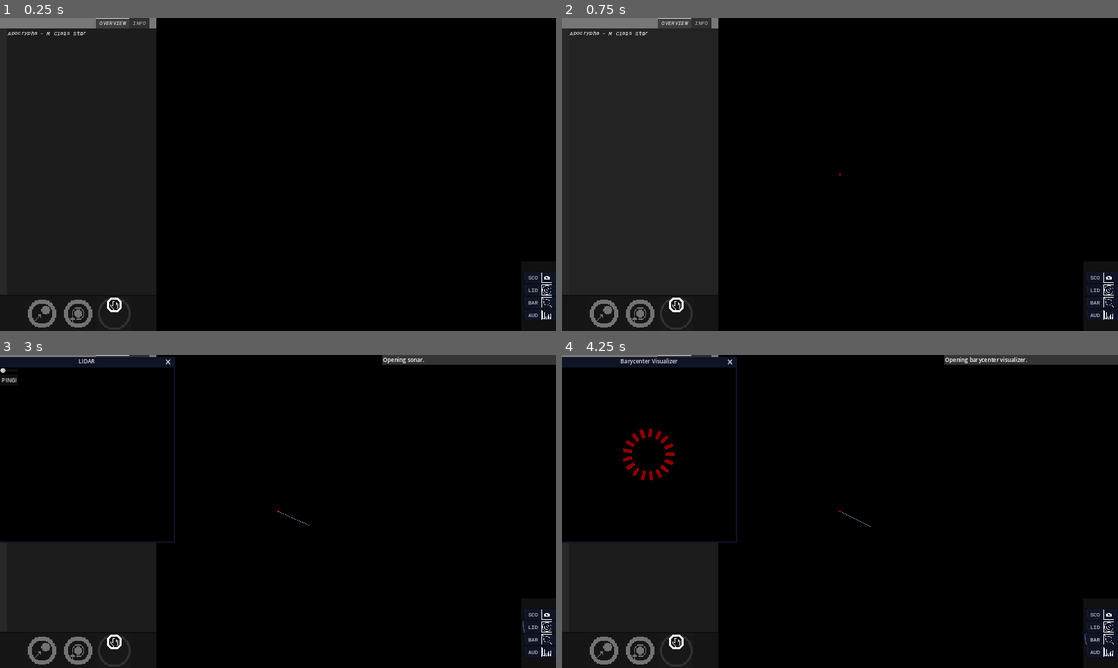
Above: before the commit, frames 1-4 (two rows, left to right).
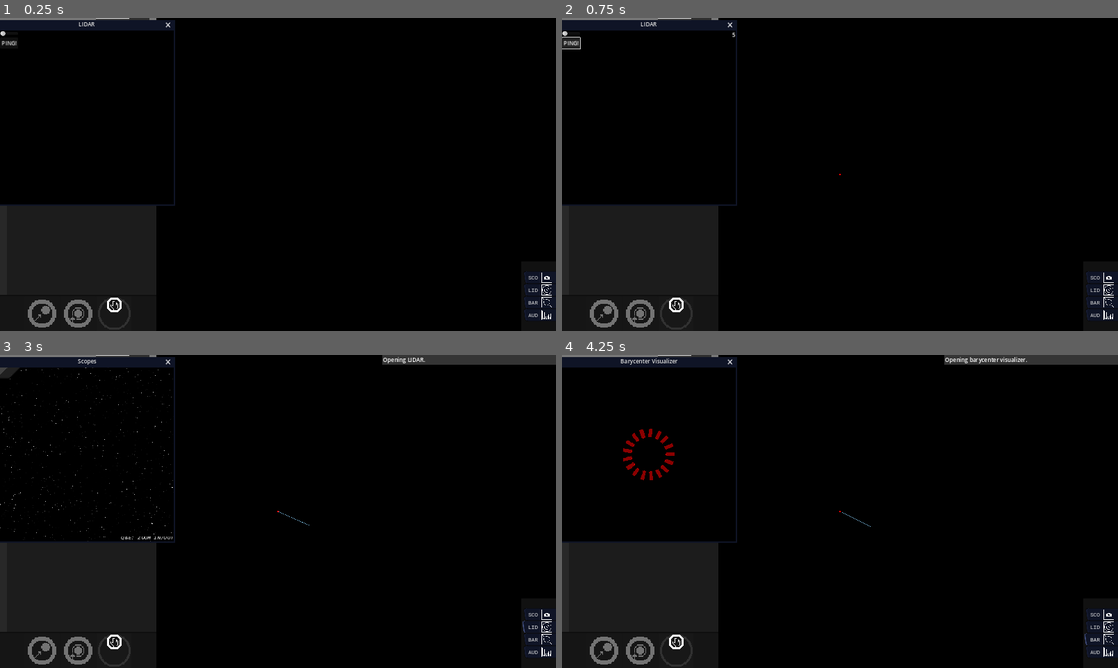
Above: after the commit, the same moments.

Repository: KermitGodFrog/Stellar-Cartography
Game: Godot game, scene res://Scenes/Game Master/gameMaster.tscn
The game is run twice, just before and just after one commit, with the same random seed, the same clock (stepped at 60 frames per second) and the same inputs. Sound files missing from this copy of the repository are replaced by a short silence.
Inputs (mouse positions are in pixels of both pictures, inside the frame that each line leads up to):
- Up to frame 1 (0.25 s): no input
- Up to frame 2 (0.75 s): click (573, 43) at 0.5 s, where only the run after the commit has a clickable "PING!"
- Up to frame 3 (3 s): click (116, 649) at 1.25 s; click "SCO" at 2 s; click "LID" at 2.75 s
- Up to frame 4 (4.25 s): click "BAR" at 3.5 s

The runs differ from the first frame. In frame 1, 17% of the frame differs, in the area x 0-32%, y 0-60%; in frame 2, 17%; in frame 3, 0.3%; in frame 4, nothing differs.

Commit message:
LIDAR ping cooldown. Small QOL changes.

Diff:
--- a/Scenes/Game/game.gd
+++ b/Scenes/Game/game.gd
@@ -329,7 +329,7 @@
 
 func _on_sonar_popup():
 	$sonar_window.popup()
-	_on_add_console_item("Opening sonar.", Color("353535"), 50)
+	_on_add_console_item("Opening LIDAR.", Color("353535"), 50)
 	pass
 
 func _on_barycenter_popup():
--- a/Scenes/Sonar Interface/sonar_interface.gd
+++ b/Scenes/Sonar Interface/sonar_interface.gd
@@ -10,12 +10,19 @@
 var mouse_over_ui: bool = false
 
 @onready var ping_width_slider = $flow_container/ping_width_slider
+@onready var ping_cooldown_timer = $ping_cooldown_timer
+@onready var cooldown_label = $cooldown_label
 
 func _physics_process(_delta):
 	if mouse_over_ping_button: mouse_over_ui = true
 	else: mouse_over_ui = false
 
 	ping_width = ping_width_slider.value
+
+	if not ping_cooldown_timer.is_stopped():
+		cooldown_label.set_text(str(round(ping_cooldown_timer.time_left)))
+	else:
+		cooldown_label.set_text("")
 
 	if Input.is_action_pressed("left_mouse") and owner.has_focus() and not mouse_over_ui:
 		ping_direction = get_screen_centre().direction_to(get_global_mouse_position())
@@ -45,7 +52,9 @@
 	pass
 
 func _on_ping_button_pressed():
-	emit_signal("sonarPing", ping_width, ping_length, ping_direction)
+	if ping_cooldown_timer.is_stopped():
+		emit_signal("sonarPing", ping_width, ping_length, ping_direction)
+		ping_cooldown_timer.start()
 	pass
 
 
--- a/Scenes/Sonar Interface/sonar_interface.tscn
+++ b/Scenes/Sonar Interface/sonar_interface.tscn
@@ -7,7 +7,6 @@
 title = "LIDAR"
 position = Vector2i(0, 36)
 size = Vector2i(500, 500)
-visible = false
 unresizable = true
 theme = ExtResource("1_rjt1s")
 
@@ -50,6 +49,22 @@
 layout_mode = 2
 text = "PING!"
 
+[node name="ping_cooldown_timer" type="Timer" parent="sonar_control"]
+wait_time = 5.0
+one_shot = true
+
+[node name="cooldown_label" type="Label" parent="sonar_control"]
+layout_mode = 1
+anchors_preset = 1
+anchor_left = 1.0
+anchor_right = 1.0
+offset_left = -40.0
+offset_bottom = 23.0
+grow_horizontal = 0
+text = "5
+"
+horizontal_alignment = 2
+
 [connection signal="close_requested" from="." to="sonar_control" method="_on_sonar_window_close_requested"]
 [connection signal="mouse_entered" from="sonar_control/flow_container/ping_button" to="sonar_control" method="_on_ping_button_mouse_entered"]
 [connection signal="mouse_exited" from="sonar_control/flow_container/ping_button" to="sonar_control" method="_on_ping_button_mouse_exited"]
--- a/Scenes/System Map/system_map.gd
+++ b/Scenes/System Map/system_map.gd
@@ -24,6 +24,7 @@
 var mouse_over_go_to_button: bool = false
 var mouse_over_orbit_button: bool = false
 var mouse_over_stop_button: bool = false
+var mouse_over_tabs: bool = false
 var mouse_over_ui: bool = false
 
 var has_focus: bool = false
@@ -67,7 +68,7 @@
 	#camera_target_position is position for system3d to look at
 
 	#checking whether the mouse is over UI
-	if mouse_over_system_list or mouse_over_actions_panel or mouse_over_go_to_button or mouse_over_orbit_button or mouse_over_stop_button: mouse_over_ui = true
+	if mouse_over_system_list or mouse_over_actions_panel or mouse_over_go_to_button or mouse_over_orbit_button or mouse_over_stop_button or mouse_over_tabs: mouse_over_ui = true
 	else: mouse_over_ui = false
 
 	#moving to the mouse position or moving to action_body in various ways
@@ -154,7 +155,7 @@
 
 	#INFOR TAB!!!!!!! \/\/\\/\/
 	if follow_body and follow_body.is_known: follow_body_label.set_text(str(">>> ", follow_body.get_display_name()))
-	elif follow_body and follow_body.is_theorised_but_not_known(): follow_body_label.set_text(">>> UNKNOWN")
+	elif follow_body and follow_body.is_theorised_but_not_known(): follow_body_label.set_text(">>> Unknown")
 	else: follow_body_label.set_text(">>> LOCK BODY FOR INFO")
 	body_attributes_list.clear()
 	if follow_body:
@@ -164,16 +165,14 @@
 		body_attributes_list.add_item(str("Orbital Distance : ", follow_body.distance), null, false)
 		#metadata
 		var excluding = ["iterations", "color", "value"]
-		for entry in follow_body.metadata:
-			if excluding.find(entry) == -1:
-				var parse: String
-				match entry:
-					"mass": parse = str(follow_body.metadata.get(entry) * 333000, " (Earth masses)")
-					"planet_type":
-						if follow_body.is_known: parse = str(follow_body.metadata.get(entry))
-						else: parse = str("Unknown")
-					_: parse = str(follow_body.metadata.get(entry))
-				body_attributes_list.add_item(str(entry, " : ", parse), null, false)
+		if follow_body.is_known:
+			for entry in follow_body.metadata:
+				if excluding.find(entry) == -1:
+					var parse: String
+					match entry:
+						"mass": parse = str(follow_body.metadata.get(entry) * 333000, " (Earth masses)")
+						_: parse = str(follow_body.metadata.get(entry))
+					body_attributes_list.add_item(str(entry, " : ", parse), null, false)
 
 	#PICKER UTILITY \/\/\/\/\/
 	if follow_body: if follow_body.is_planet() and follow_body.get_current_variation() != null:
@@ -366,6 +365,15 @@
 	mouse_over_stop_button = false
 	pass
 
+func _on_tabs_mouse_entered():
+	mouse_over_tabs = true
+	pass
+
+func _on_tabs_mouse_exited():
+	mouse_over_tabs = false
+	pass
+
+
 
 func _on_scopes_button_pressed():
 	emit_signal("system3DPopup")
--- a/Scenes/System Map/system_map.tscn
+++ b/Scenes/System Map/system_map.tscn
@@ -341,6 +341,8 @@
 clip_text = true
 icon_alignment = 2
 
+[connection signal="mouse_entered" from="system/camera/canvas/control/tabs" to="system" method="_on_tabs_mouse_entered"]
+[connection signal="mouse_exited" from="system/camera/canvas/control/tabs" to="system" method="_on_tabs_mouse_exited"]
 [connection signal="tab_button_pressed" from="system/camera/canvas/control/tabs" to="system/camera/canvas/control/tabs" method="_on_tab_button_pressed"]
 [connection signal="tab_clicked" from="system/camera/canvas/control/tabs" to="system/camera/canvas/control/tabs" method="_on_tab_clicked"]
 [connection signal="item_clicked" from="system/camera/canvas/control/tabs/OVERVIEW/system_list" to="system" method="_on_system_list_item_clicked"]
